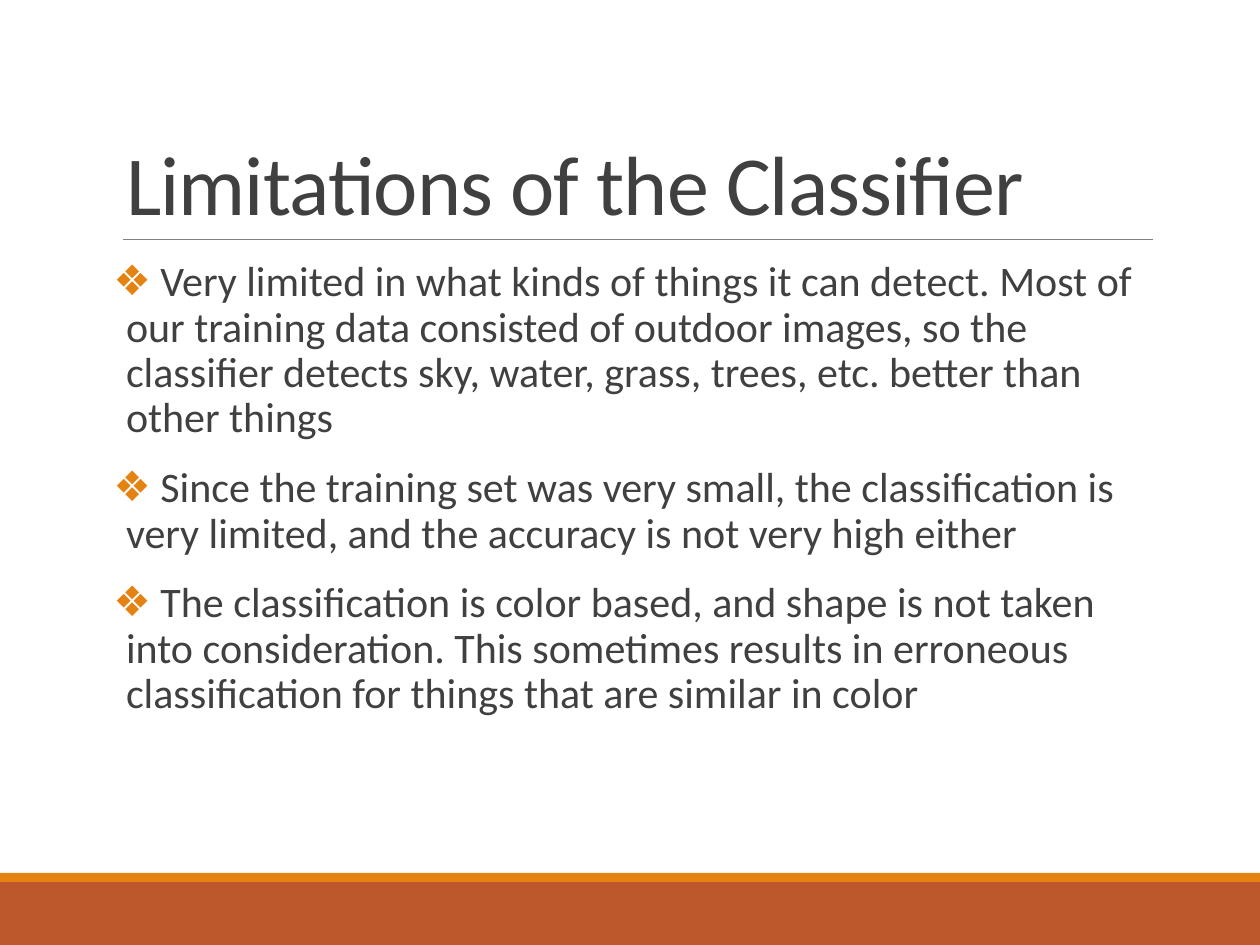
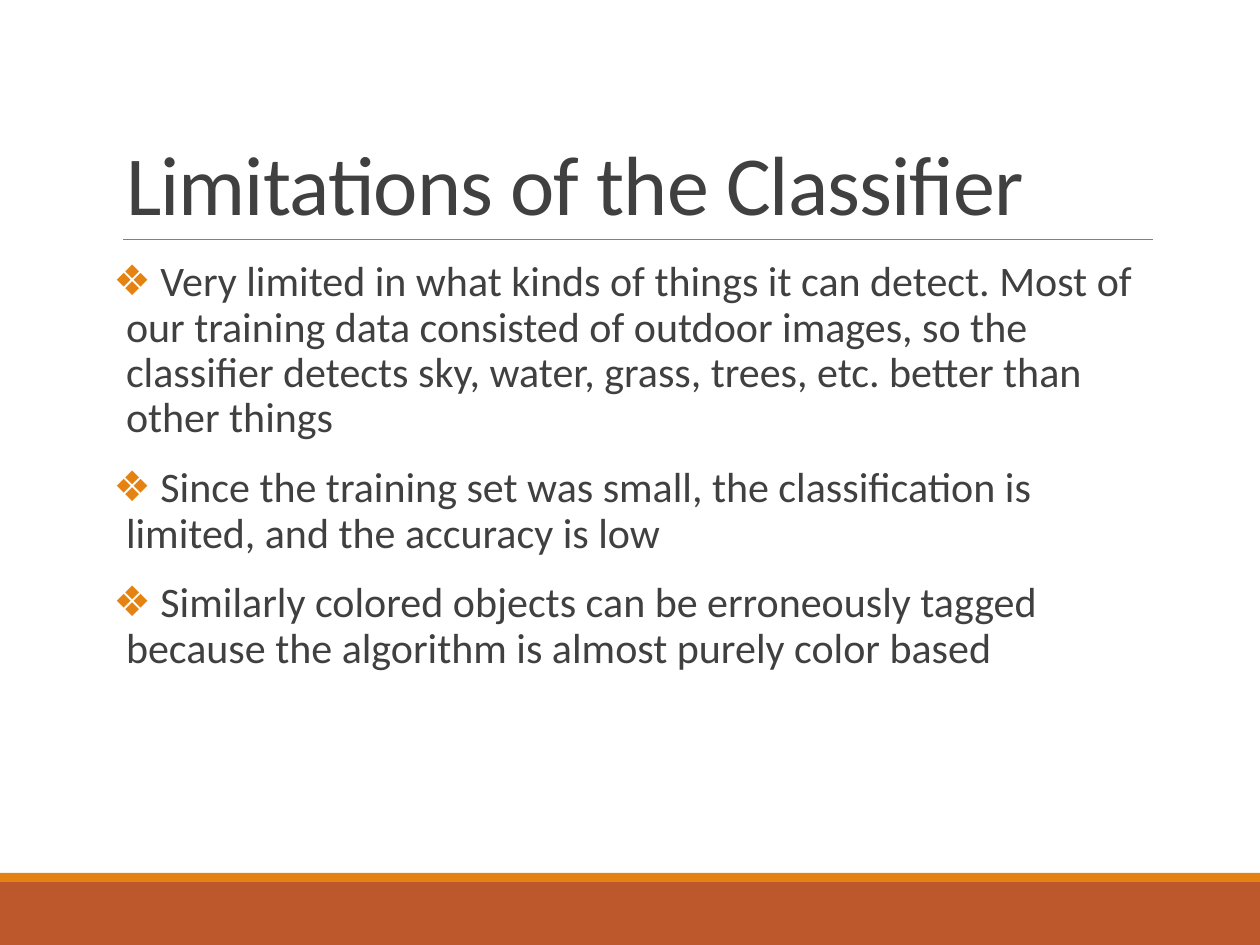
Before and after one commit to somyamohanty/Pixel_Dawgs, a slide deck: slide 17 of Documents/Final Presentation.pptx. Drawn at 1260x945 pixels with LibreOffice and Linux fonts; fonts in the diff are those of the drawing. Boxes give left, top, right and bottom in pixels: in the first picture for what was removed or moved away, otherwise in the second. Text is boxed around its words. In the diff, an @@ line names an element or a change of style, - is before the commit and + after.

```diff
--- a/Documents/Final Presentation.pptx
+++ b/Documents/Final Presentation.pptx
@@ text at (126,473,1036,670): text changed @@
-❖ Since the training set was very small, the classification is very limited, and the accuracy is not very high either
-❖ The classification is color based, and shape is not taken into consideration. This sometimes results in erroneous classification for things that are similar in color
+❖ Since the training set was small, the classification is limited, and the accuracy is low
+❖ Similarly colored objects can be erroneously tagged because the algorithm is almost purely color based
```
Also in this commit, not shown: 6 other slides changed, 1 slide added.
